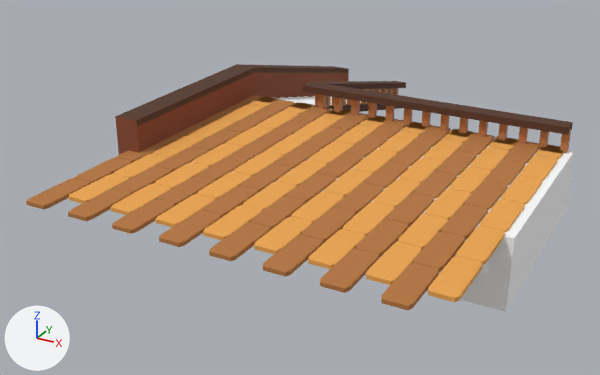
Renders of the glTF model overcooked/Overcooked Assets/Decorations/Pirate Objects/StairCase.glb from each side of a commit.
The view is the same before and after, from a 50 mm lens placed at (26.3, -51.7, 23.4), pointed at (-4.1, 3.5, -4.2). The lights are fixed; the arrows at lower left show +X, +Y and +Z.
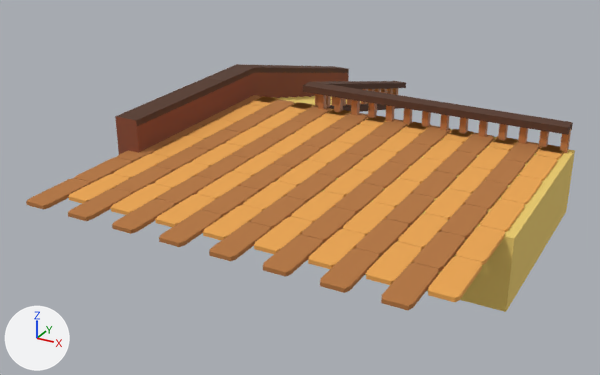
Commit message: StairCase Model Fix

Changed parts and their boxes [x1, y1, x2, y2] in the pictures (600 x 375 px):
```json
{"object": "Cube.109", "change": "recoloured", "before": [231, 87, 575, 312], "after": [231, 87, 575, 312], "on screen": "white to yellow"}
```

Edits to the scene script, one JSON object a line:
```json
{"op": "set", "path": "mat_boat_main.base_color", "old": "(1.0, 1.0, 1.0)", "new": "(0.851, 0.615, 0.156)", "note": "white #ffffff -> yellow #eece6e"}
```
